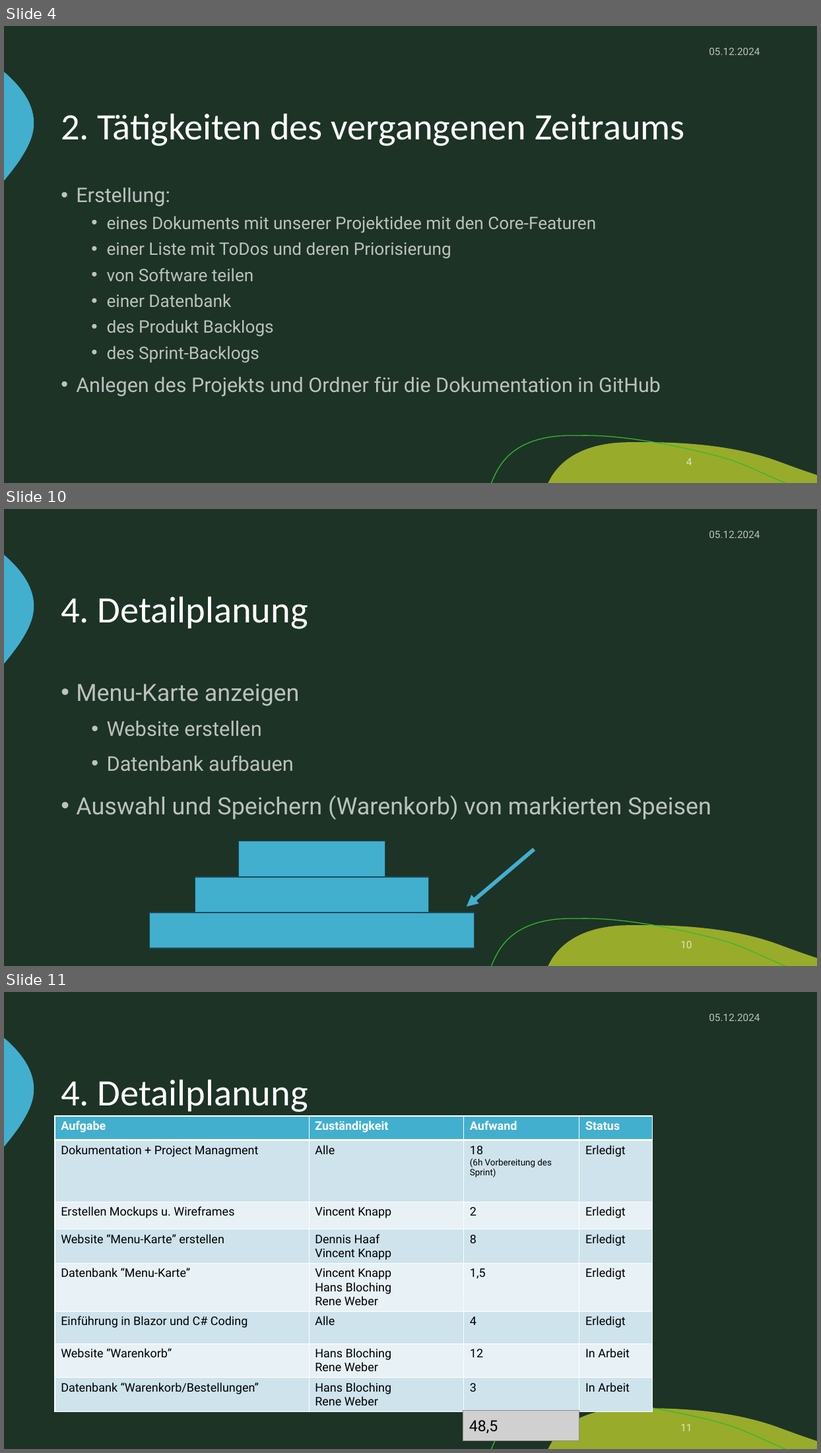
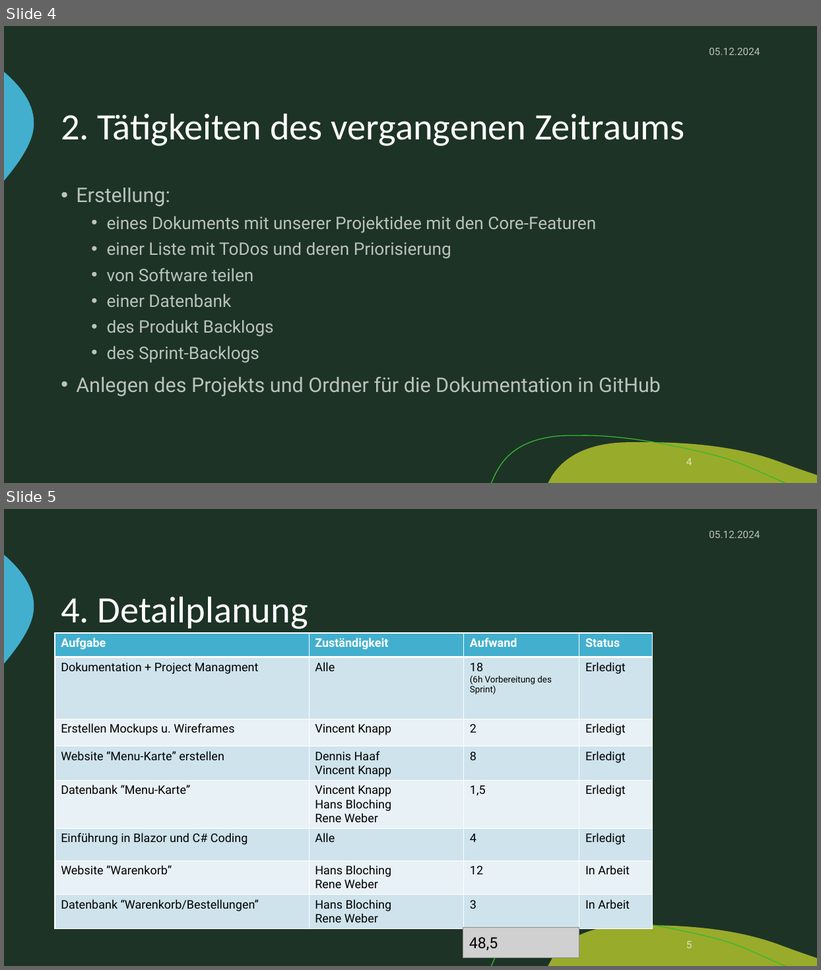
Before and after one commit to zIExpantion/ZumGelbenBach, a slide deck: Dokumente/Sprint-Backlog/Sprint-Backlog2.pptx. Shown one above the other, each under a label of ours: slides 4, 10 and 11 before the commit, slides 4 and 5 after it; the slides between them are not shown. The pictures are 821x1453 and 821x970 pixels, drawn with LibreOffice and Linux fonts; fonts in the diff are those of the drawing; grey boxes stand for pictures; background and template pictures are left out. Boxes give left, top, right and bottom in pixels: in the first picture for what was removed or moved away, otherwise in the second. Text is boxed around its words. In the diff, an @@ line names an element or a change of style, - is before the commit and + after.

```diff
--- a/Dokumente/Sprint-Backlog/Sprint-Backlog2.pptx
+++ b/Dokumente/Sprint-Backlog/Sprint-Backlog2.pptx
@@ slide 10 removed at bbox=[4, 509, 817, 966], background #1D3326; not listed: 3 template elements that a slide beside it also shows @@
@@ text removed at bbox=[709, 531, 760, 538] @@
-05.12.2024
@@ title removed at bbox=[61, 596, 308, 629] @@
-4. Detailplanung
@@ text removed at bbox=[76, 684, 712, 820] @@
-• Menu-Karte anzeigen
-  • Website erstellen
-  • Datenbank aufbauen
-• Auswahl und Speichern (Warenkorb) von markierten Speisen
@@ rectangle removed at bbox=[239, 842, 385, 877] @@
@@ arrow removed from (534, 850) to (467, 907) @@
@@ rectangle removed at bbox=[195, 877, 428, 913] @@
@@ rectangle removed at bbox=[150, 913, 475, 948] @@
@@ page number removed at bbox=[680, 941, 692, 949] @@
-10
@@ what was slide 11 is now slide 5 @@
@@ page number at bbox=[686, 941, 692, 949]: text changed @@
-11
+5
```
Also in this commit, not shown: 2 slides changed, 6 other slides removed, 1 other file.
